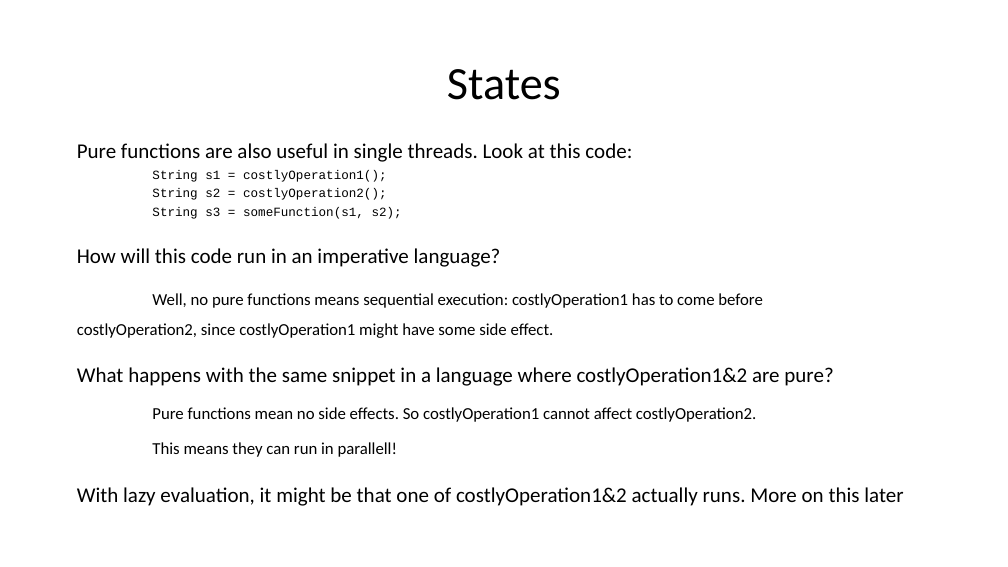
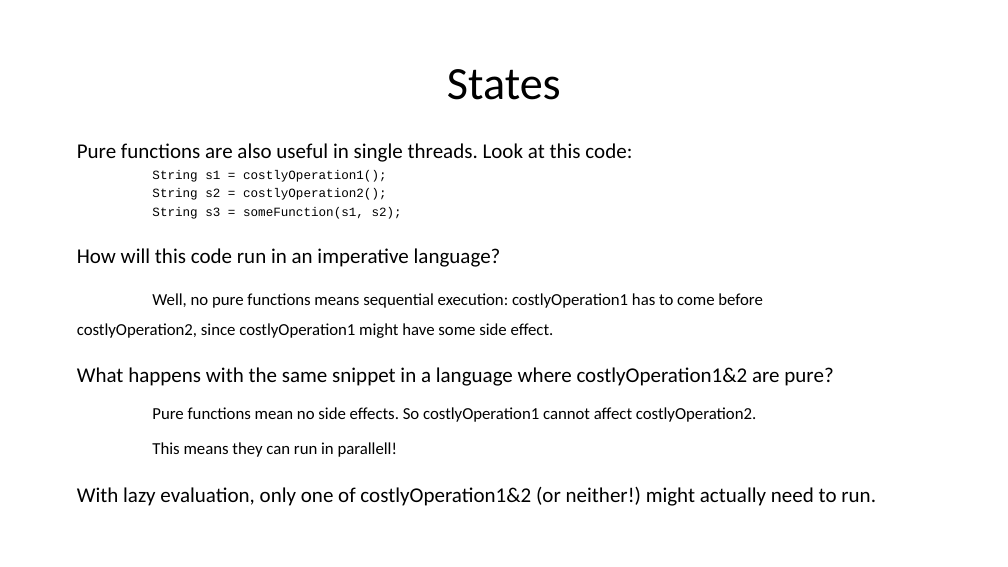
Before and after one commit to aludkiewicz/comparativefunc, a slide deck: slide 49 of presentation.pptx. Drawn at 1008x567 pixels with LibreOffice and Linux fonts; fonts in the diff are those of the drawing. Boxes give left, top, right and bottom in pixels: in the first picture for what was removed or moved away, otherwise in the second. Text is boxed around its words. In the diff, an @@ line names an element or a change of style, - is before the commit and + after.

Commit message:
New version of presentation

```diff
--- a/presentation.pptx
+++ b/presentation.pptx
@@ text at (77, 487, 876, 506): text changed @@
-With lazy evaluation, it might be that one of costlyOperation1&2 actually runs. More on this later
+With lazy evaluation, only one of costlyOperation1&2 (or neither!) might actually need to run.
```
Also in this commit, not shown: 7 other slides changed, 4 slides added.
